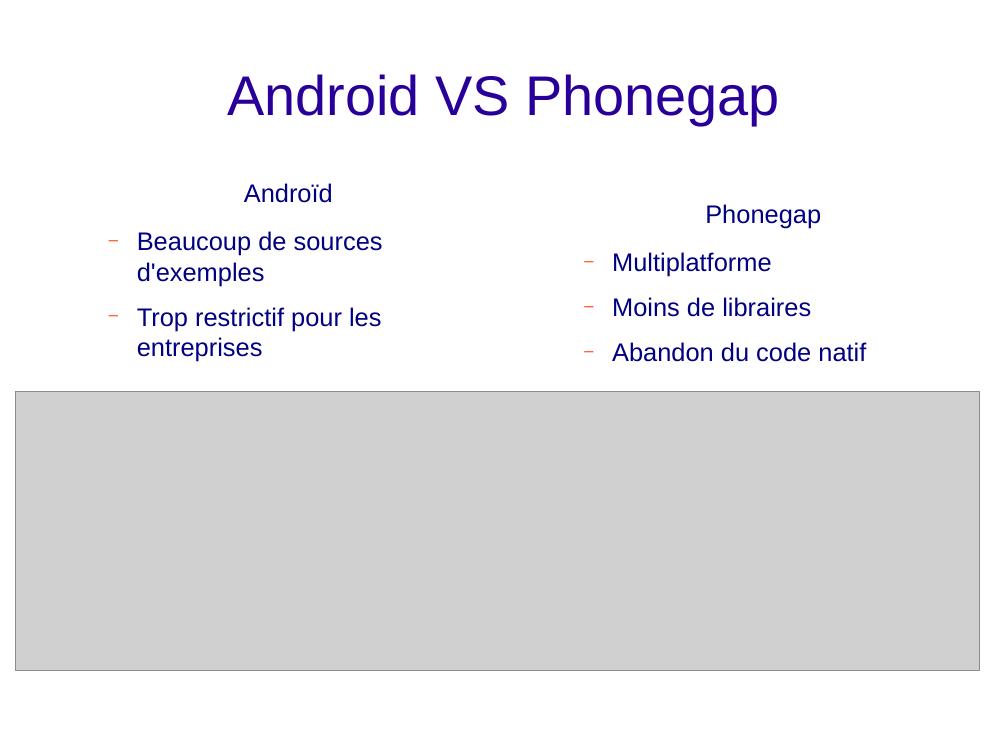
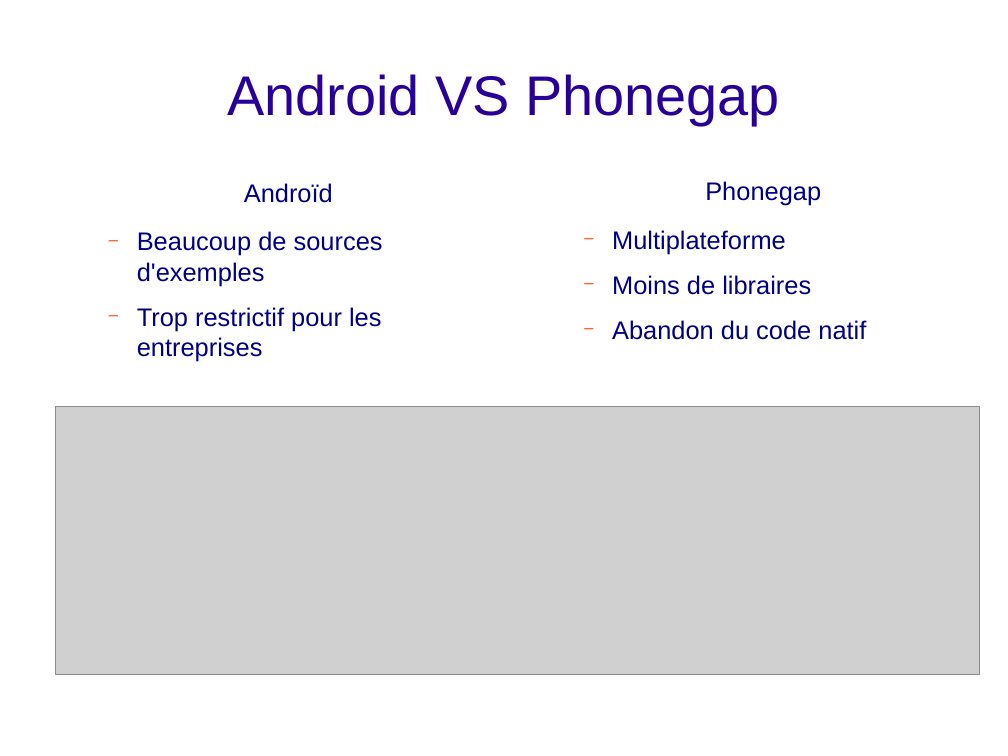
Before and after one commit to bigoud/e-cave, a slide deck: slide 5 of Presentation.odp. Drawn at 1008x756 pixels with LibreOffice and Linux fonts; fonts in the diff are those of the drawing; grey boxes stand for pictures; background and template pictures are left out. Boxes give left, top, right and bottom in pixels: in the first picture for what was removed or moved away, otherwise in the second. Text is boxed around its words. In the diff, an @@ line names an element or a change of style, - is before the commit and + after.

```diff
--- a/Presentation.odp
+++ b/Presentation.odp
@@ text "Phonegap": place and size @@
-text "Phonegap" at [612, 204, 866, 362]
+text "Phonegap" at [612, 181, 866, 340]
@@ text at [612, 230, 786, 254]: text changed @@
-  − Multiplatforme
+  − Multiplateforme
@@ picture: place and size @@
-picture at [16, 391, 980, 670]
+picture at [55, 407, 980, 675]
```
Also in this commit, not shown: 11 other slides changed, 2 other files.
